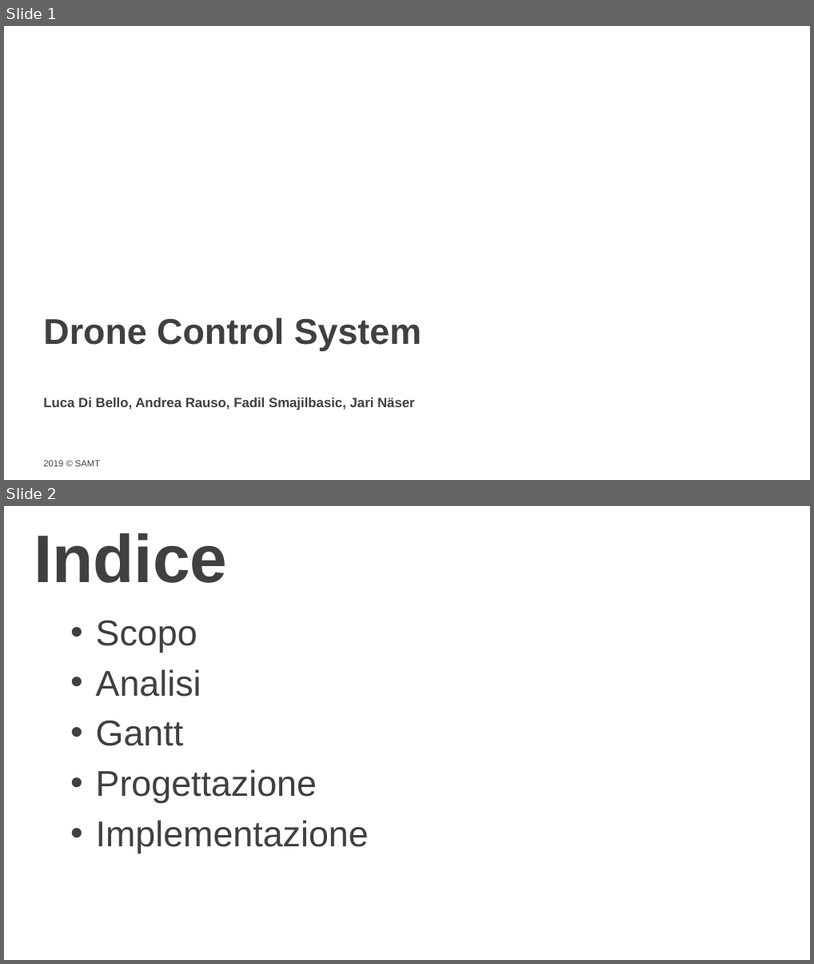
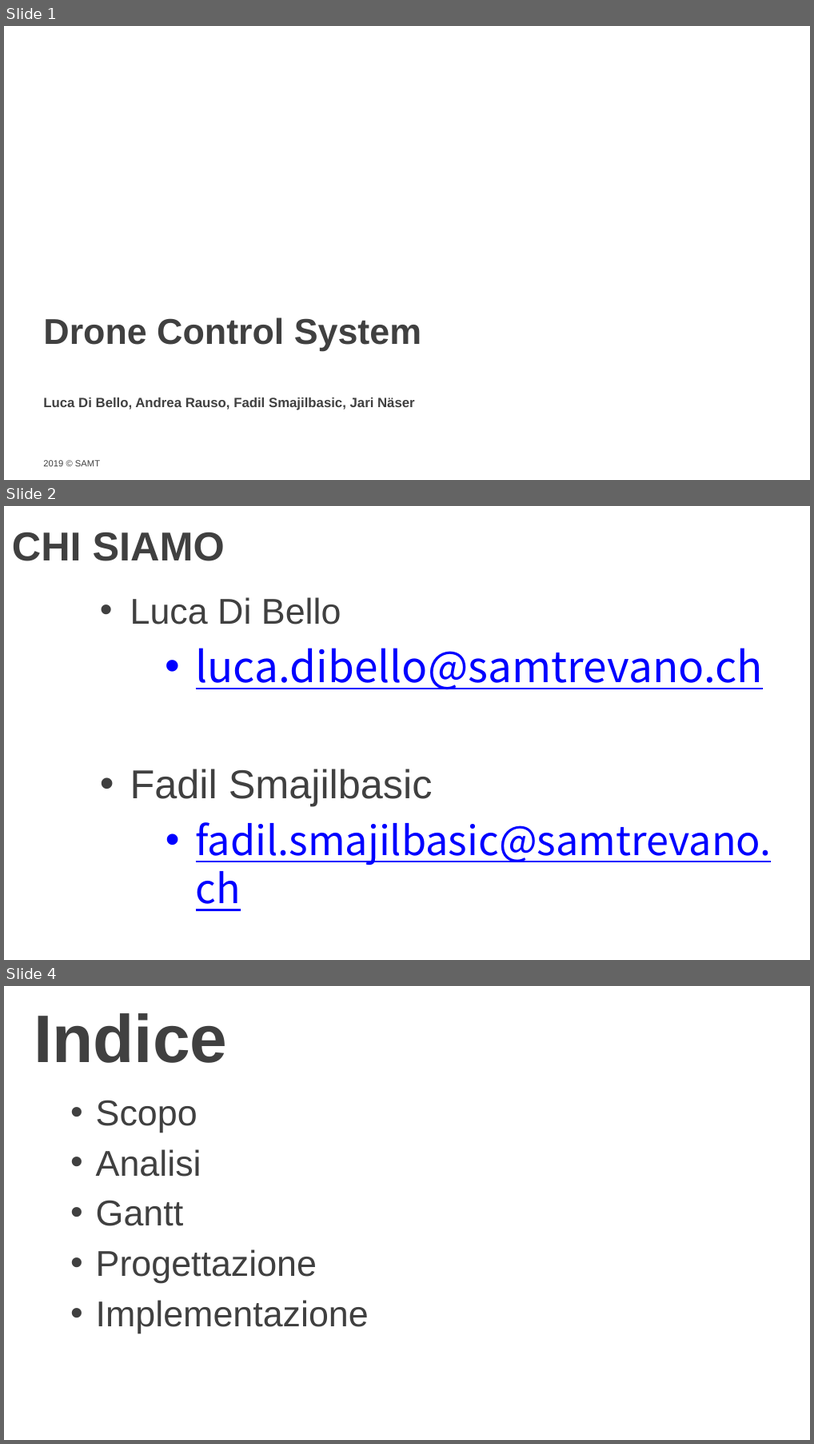
Before and after one commit to LuMug/DroneControlSystem, a slide deck: docs/Presentazione.pptx. Shown one above the other, each under a label of ours: slides 1 and 2 before the commit, slides 1, 2 and 4 after it; the slides between them are not shown. The pictures are 814x964 and 814x1444 pixels, drawn with LibreOffice and Linux fonts; fonts in the diff are those of the drawing; background and template pictures are left out. Boxes give left, top, right and bottom in pixels: in the first picture for what was removed or moved away, otherwise in the second. Text is boxed around its words. In the diff, an @@ line names an element or a change of style, - is before the commit and + after.

```diff
--- a/docs/Presentazione.pptx
+++ b/docs/Presentazione.pptx
@@ slide 2 added at (x1=4, y1=506, x2=810, y2=960), background picture (left out) @@
@@ title added at (x1=12, y1=532, x2=225, y2=561), 36 pt, text #404040, bold @@
+CHI SIAMO
@@ text added at (x1=130, y1=597, x2=772, y2=911), 36 pt, text #0000FF, underline @@
+• Luca Di Bello
+  • luca.dibello@samtrevano.ch
+• Fadil Smajilbasic
+  • fadil.smajilbasic@samtrevano.ch
@@ what was slide 2 is now slide 4 @@
```
Also in this commit, not shown: 3 slides changed, 2 other slides added, 4 other files.
